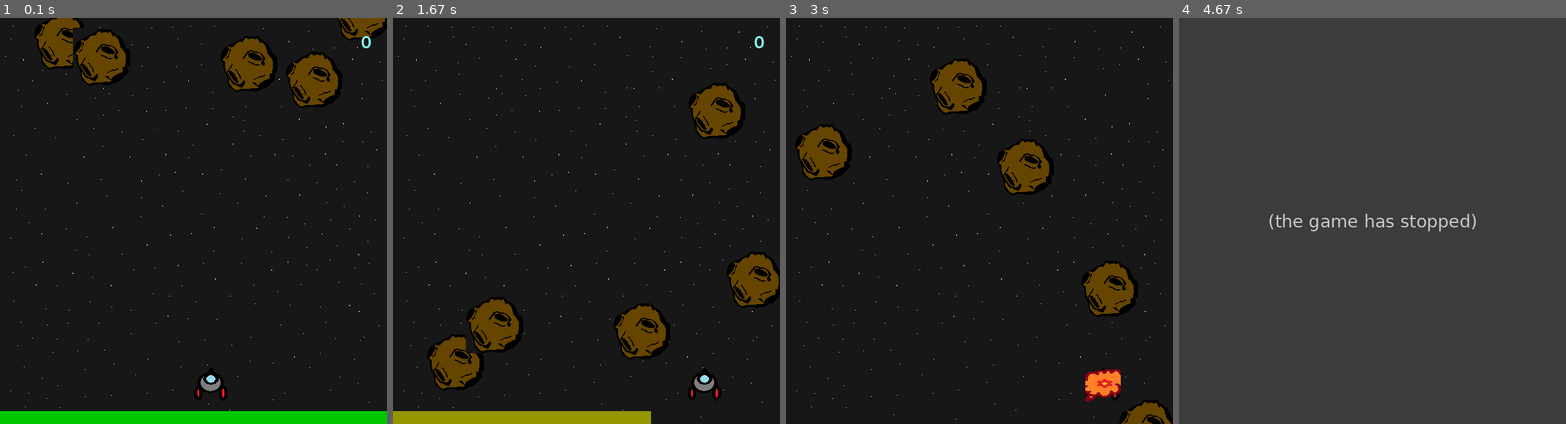
Above: before the commit, frames 1-4 (left to right).
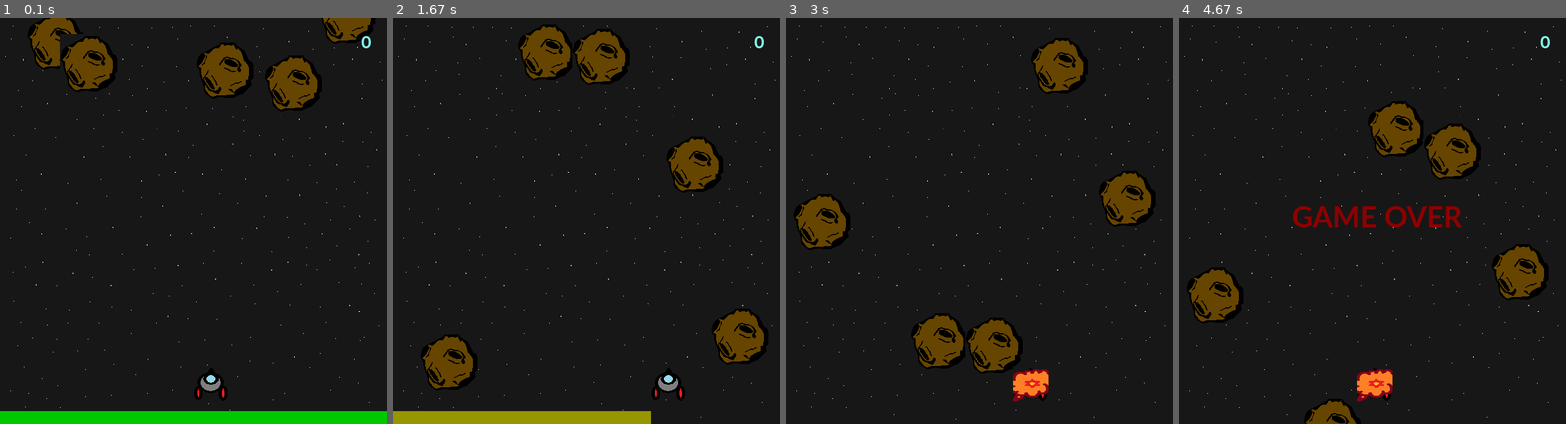
Above: after the commit, the same moments.

Repository: joaops-sousa/Asteroids-Pygame
Game: pygame game, started from Asteroides.py
The game is run twice, just before and just after one commit, with the same random seed, the same clock (stepped at 60 frames per second) and the same inputs.
Inputs:
- Up to frame 1 (0.1 s): no input
- Up to frame 2 (1.67 s): hold Right 0.33-0.8 s; hold Right 0.83-1.3 s; hold Left from 1.33 s (still down)
- Up to frame 3 (3 s): release Left at 1.87 s; hold Left 1.9-2.3 s; hold Right 2.33-2.97 s
- Up to frame 4 (4.67 s): hold Left 3-3.47 s; hold Right 3.5-3.97 s

The runs differ from the first frame. In frame 1, 4.5% of the frame differs, in the area x 7-100%, y 0-23%; in frame 2, 8.9%; in frame 3, 11%; in frame 4, 100%, in the area x 0-100%, y 0-100%.
Before the commit the program exited at 4.5 s; later frames show no game.

Commit message:
Ajustes finais

Diff:
--- a/Asteroides.py
+++ b/Asteroides.py
@@ -57,7 +57,7 @@
     if y_m1 <= 590:
         y_m1 += 6
     else:
-        x_m1 = random.randint(1,100)
+        x_m1 = random.randint(1,80)
         y_m1 = 0
 
 def meteoro2 (screen,x,y):
@@ -67,9 +67,9 @@
     screen.blit(meteoro,[x,y])
 
     if y_m2 <= 590:
-        y_m2 += 5
-    else:
-        x_m2 = random.randint(110,230)
+        y_m2 += 7
+    else:
+        x_m2 = random.randint(90,200)
         y_m2 = 0
 
 def meteoro3 (screen,x,y):
@@ -79,9 +79,9 @@
     screen.blit(meteoro,[x,y])
 
     if y_m3 <= 590:
-        y_m3 += 5
-    else:
-        x_m3 = random.randint(240,360)
+        y_m3 += 7
+    else:
+        x_m3 = random.randint(220,320)
         y_m3 = 0
 
 def meteoro4 (screen,x,y):
@@ -91,9 +91,9 @@
     screen.blit(meteoro,[x,y])
 
     if y_m4 <= 590:
-        y_m4 += 6
-    else:
-        x_m4 = random.randint(370,490)
+        y_m4 += 7
+    else:
+        x_m4 = random.randint(350,450)
         y_m4 = 0
 
 def meteoro5 (screen,x,y):
@@ -103,25 +103,25 @@
     screen.blit(meteoro,[x,y])
 
     if y_m5 <= 590:
-        y_m5 += 5
-    else:
-        x_m5 = random.randint(500,590)
+        y_m5 += 6
+    else:
+        x_m5 = random.randint(480,550)
         y_m5 = 0
 
 #Variavel Meteoro
-x_m1 = random.randint(1,100)
+x_m1 = random.randint(1,80)
 y_m1 = -40
 
-x_m2 = random.randint(110,230)
+x_m2 = random.randint(90,200)
 y_m2 = -10
 
-x_m3 = random.randint(240,360)
+x_m3 = random.randint(220,320)
 y_m3 = 0
 
-x_m4 = random.randint(370,490)
+x_m4 = random.randint(350,450)
 y_m4 = 20
 
-x_m5 = random.randint(500,590)
+x_m5 = random.randint(480,550)
 y_m5 = -80
 
 
@@ -200,7 +200,7 @@
     if x_m1<= x_nave+55 and x_m1+85>= x_nave:
         if y_nave - (y_m1+70)<= 1:
             vida -=1
-            x_m1 = random.randint(1,100)
+            x_m1 = random.randint(1,80)
             y_m1 = -40
             boom.play()
             screen.blit(explosao,[x_nave,y_nave])
@@ -209,7 +209,7 @@
     if x_m2<= x_nave+55 and x_m2+85>= x_nave:
         if y_nave - (y_m2+70) <= 1:
             vida -= 1
-            x_m2 = random.randint(110,230)
+            x_m2 = random.randint(90,200)
             y_m2 = -10
             boom.play()
             screen.blit(explosao,[x_nave,y_nave])
@@ -218,7 +218,7 @@
     if x_m3<= x_nave+55 and x_m3+85>= x_nave:
         if y_nave - (y_m3+70) <= 1:
             vida -= 1
-            x_m3 = random.randint(240,360)
+            x_m3 = random.randint(220,320)
             y_m3 = 0
             boom.play()
             screen.blit(explosao,[x_nave,y_nave])
@@ -227,7 +227,7 @@
     if x_m4<= x_nave+55 and x_m4+85>= x_nave:
         if y_nave - (y_m4+70) <= 1:
             vida -=1
-            x_m4 = random.randint(370,490)
+            x_m4 = random.randint(350,450)
             y_m4 = 20
             boom.play()
             screen.blit(explosao,[x_nave,y_nave])
@@ -236,7 +236,7 @@
     if x_m5<= x_nave+55 and x_m5+85>= x_nave:
         if y_nave - (y_m5+70)<=1:
             vida -=1
-            x_m5 = random.randint(500,590)
+            x_m5 = random.randint(480,550)
             y_m5 = -80
             boom.play()
             screen.blit(explosao,[x_nave,y_nave])
@@ -263,7 +263,7 @@
                 pontos += 1
                 t = 0
                 yt = y_nave - 20
-                x_m1 = random.randint(1,100)
+                x_m1 = random.randint(1,80)
                 y_m1 = -40
                 smash.play()
 
@@ -274,7 +274,7 @@
                 t = 0
                 yt = y_nave - 20
 
-                x_m2 = random.randint(110,230)
+                x_m2 = random.randint(90,200)
                 y_m2 = -10
                 smash.play()
 
@@ -284,7 +284,7 @@
                 t = 0
                 yt = y_nave-20
 
-                x_m3 = random.randint(240,360)
+                x_m3 = random.randint(220,320)
                 y_m3 = 0
                 smash.play()
 
@@ -294,7 +294,7 @@
                 t = 0
                 yt = y_nave-20
 
-                x_m4 = random.randint(370,490)
+                x_m4 = random.randint(350,450)
                 y_m4 = 20
                 smash.play()
 
@@ -304,7 +304,7 @@
                 t = 0
                 yt = y_nave-20
 
-                x_m5 = random.randint(500,590)
+                x_m5 = random.randint(480,550)
                 y_m5 = -80
                 smash.play()
 
Binary file added: Imagens/nave.png
